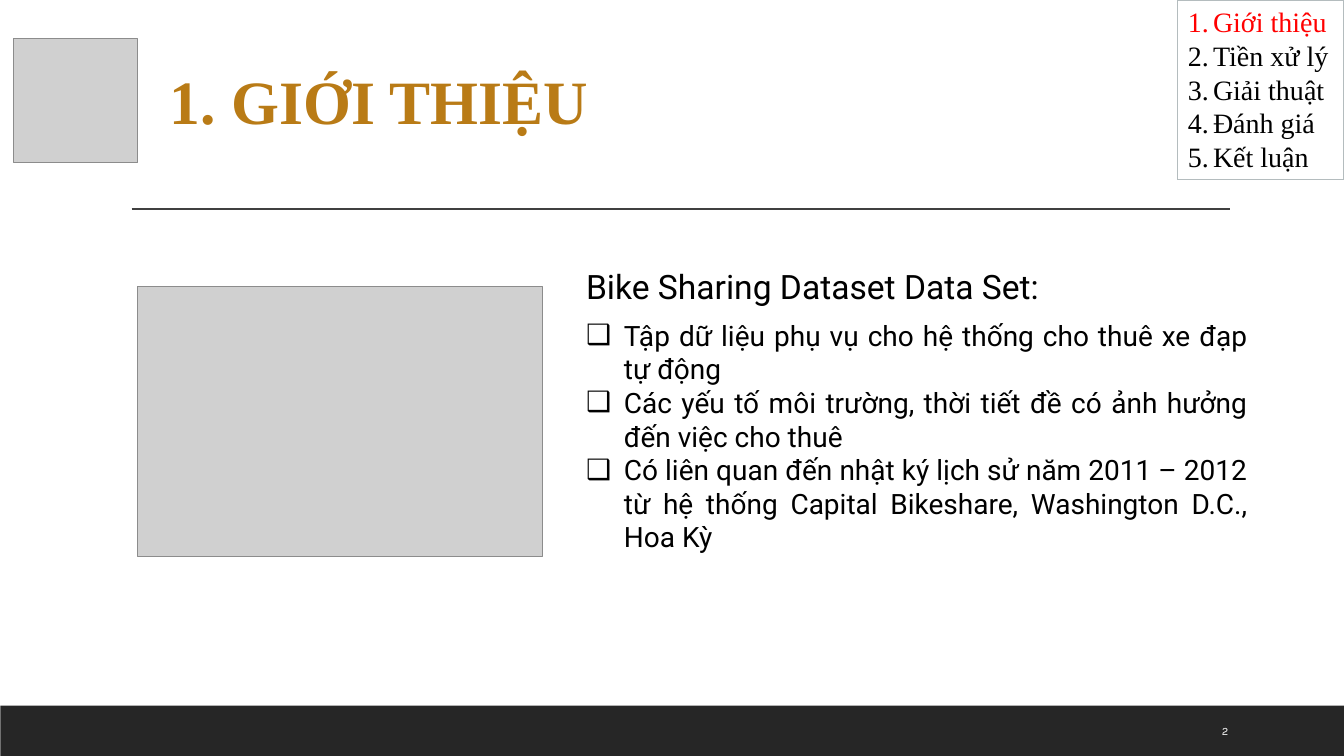
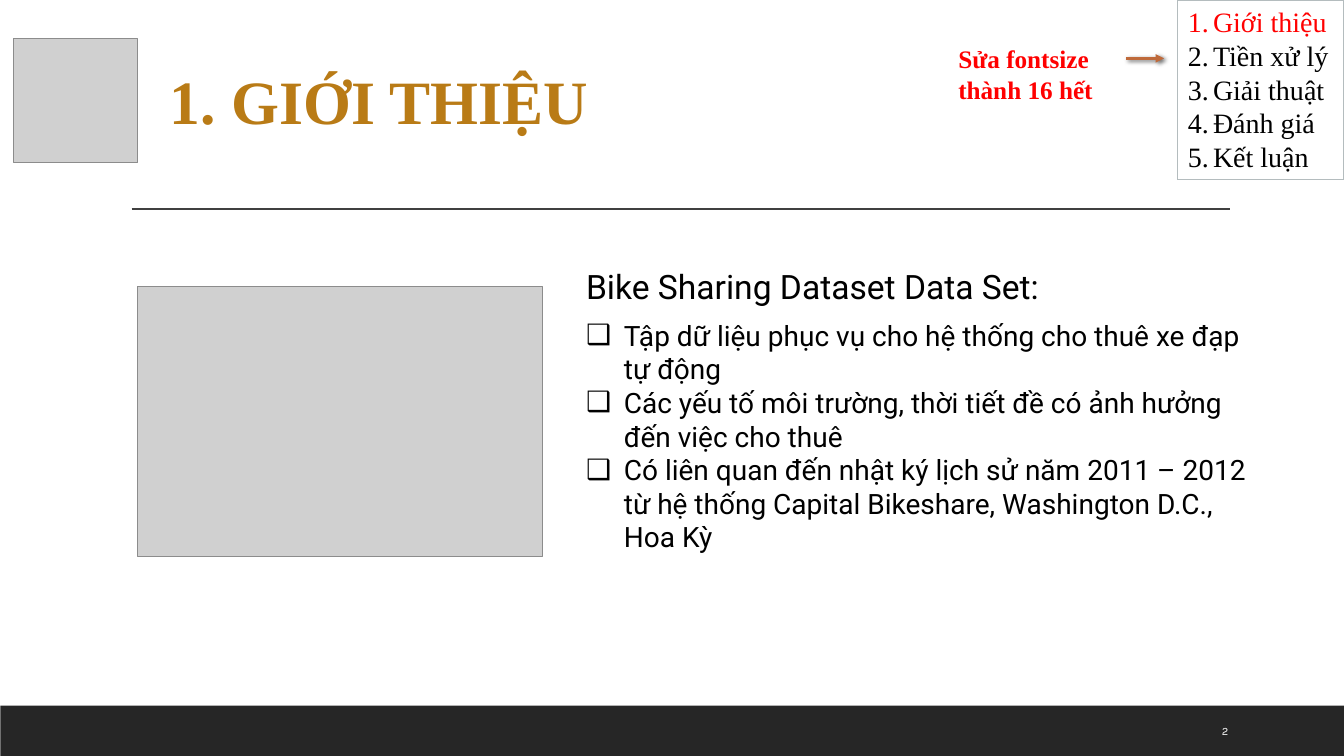
Before and after one commit to yllaw99/bike-sharing-predication-VN, a slide deck: slide 2 of btn-baocao.pptx. Drawn at 1344x756 pixels with LibreOffice and Linux fonts; fonts in the diff are those of the drawing; grey boxes stand for pictures. Boxes give left, top, right and bottom in pixels: in the first picture for what was removed or moved away, otherwise in the second. Text is boxed around its words. In the diff, an @@ line names an element or a change of style, - is before the commit and + after.

```diff
--- a/btn-baocao.pptx
+++ b/btn-baocao.pptx
@@ text added at box(958, 50, 1093, 100), 18 pt, text #FF0000, bold @@
+Sửa fontsize thành 16 hết
@@ arrow added from (1126, 58) to (1165, 58), #BF6A3B 2 pt @@
@@ text at box(624, 323, 1240, 385): text changed @@
-❑ Tập dữ liệu phụ vụ cho hệ thống cho thuê xe đạp tự động
+❑ Tập dữ liệu phục vụ cho hệ thống cho thuê xe đạp tự động
@@ text at box(624, 390, 1246, 553): alignment justified to left @@
```
Also in this commit, not shown: 3 other slides changed, 2 slides added, 2 slides removed, 1 other file.
